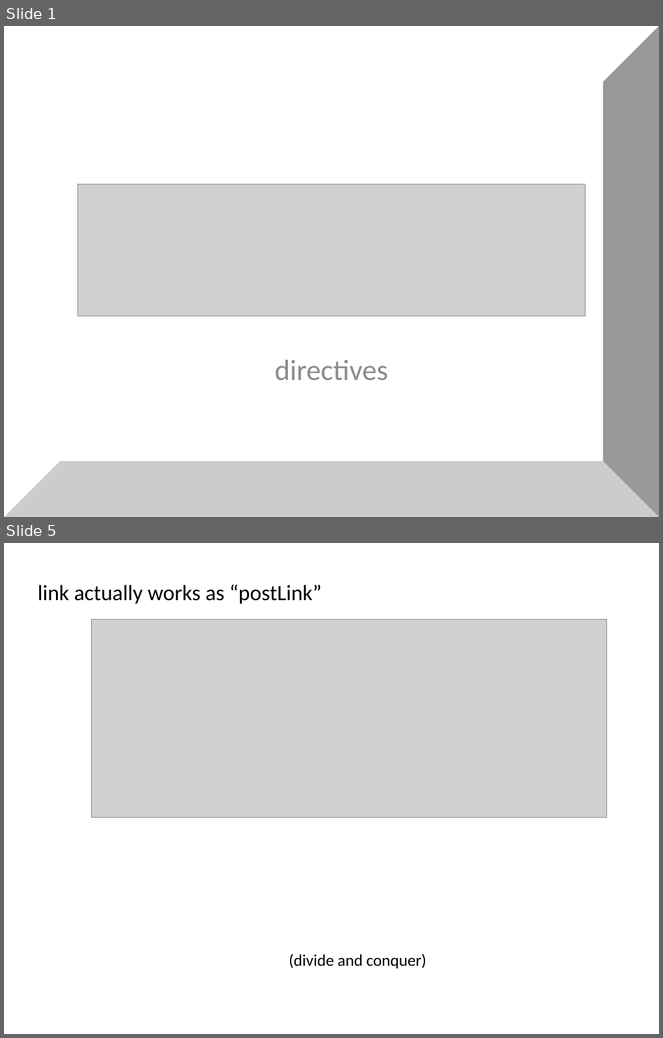
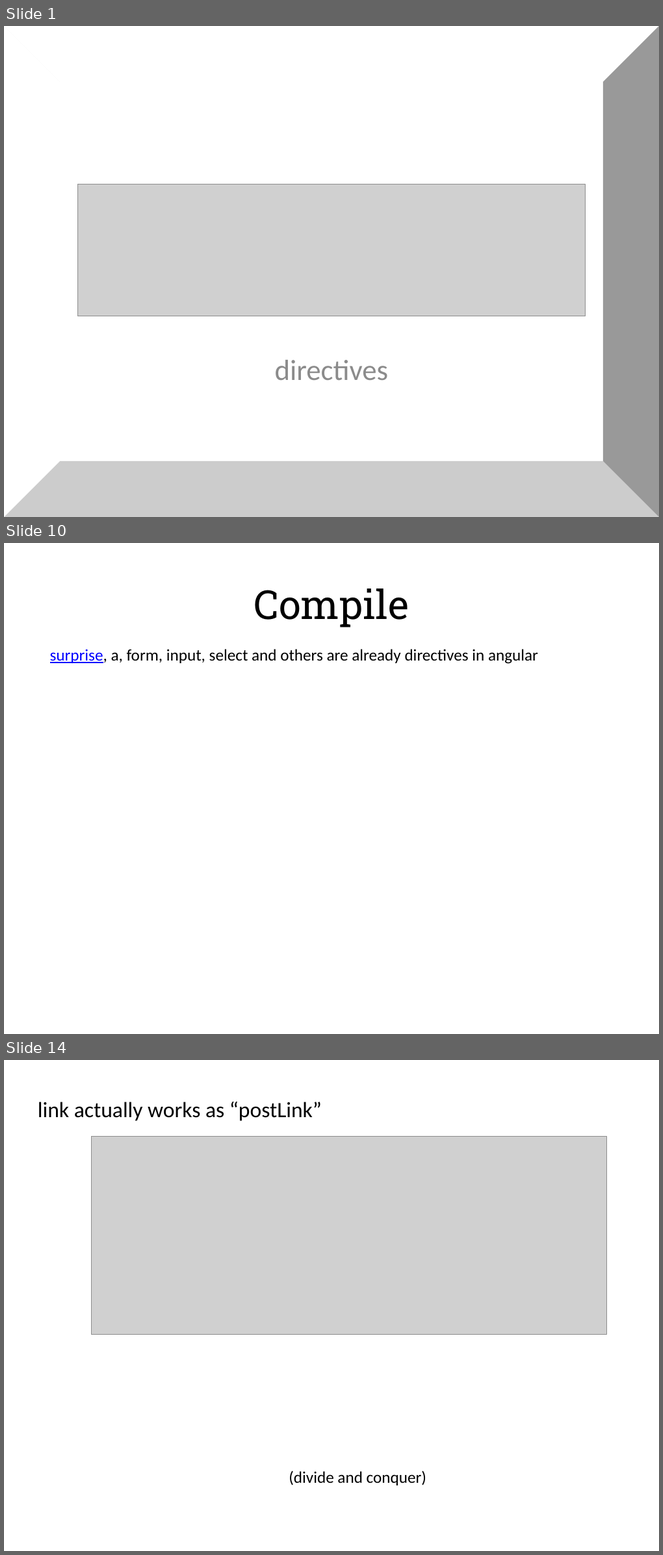
Before and after one commit to alexeymatveevp/angularjs-course, a slide deck: docs/03_directives.pptx. Shown one above the other, each under a label of ours: slides 1 and 5 before the commit, slides 1, 10 and 14 after it; the slides between them are not shown. The pictures are 663x1038 and 663x1555 pixels, drawn with LibreOffice and Linux fonts; fonts in the diff are those of the drawing; grey boxes stand for pictures. Boxes give left, top, right and bottom in pixels: in the first picture for what was removed or moved away, otherwise in the second. Text is boxed around its words. In the diff, an @@ line names an element or a change of style, - is before the commit and + after.

```diff
--- a/docs/03_directives.pptx
+++ b/docs/03_directives.pptx
@@ slide 10 added at (x1=4, y1=543, x2=659, y2=1034), background #FFFFFF @@
@@ title added at (x1=254, y1=589, x2=409, y2=627), 44 pt, text #000000 @@
+Compile
@@ text added at (x1=50, y1=649, x2=538, y2=664), 18 pt, text #000000 @@
+surprise, a, form, input, select and others are already directives in angular
@@ what was slide 5 is now slide 14 @@
```
Also in this commit, not shown: 2 slides changed, 9 other slides added, 2 slides removed, 20 other files.
